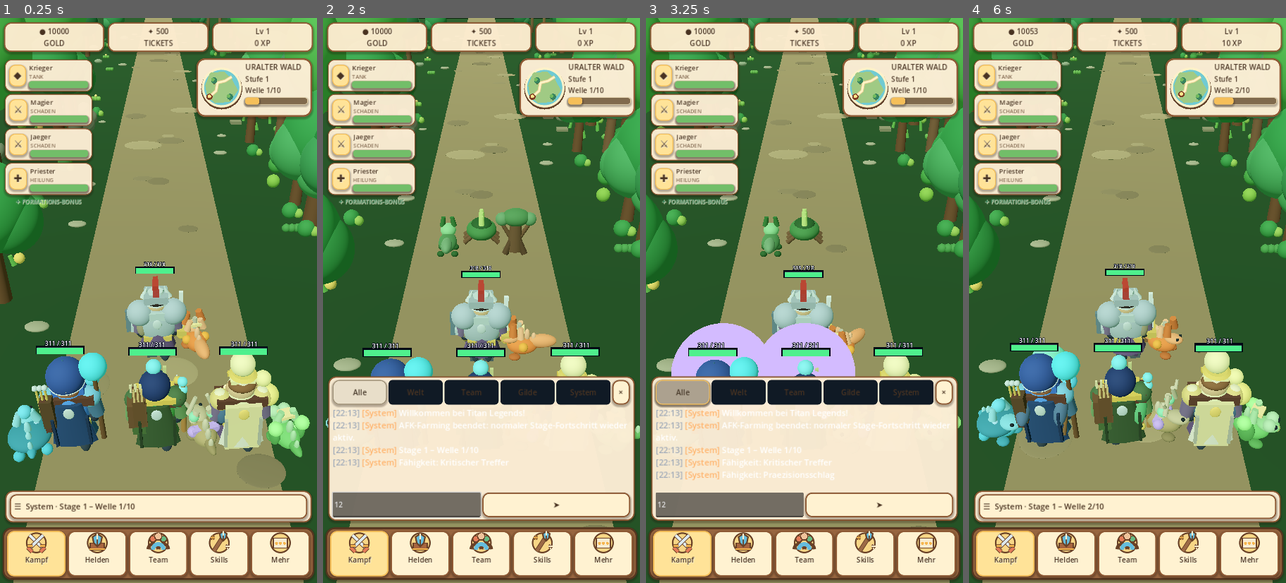
Above: before the commit, frames 1-4 (left to right).
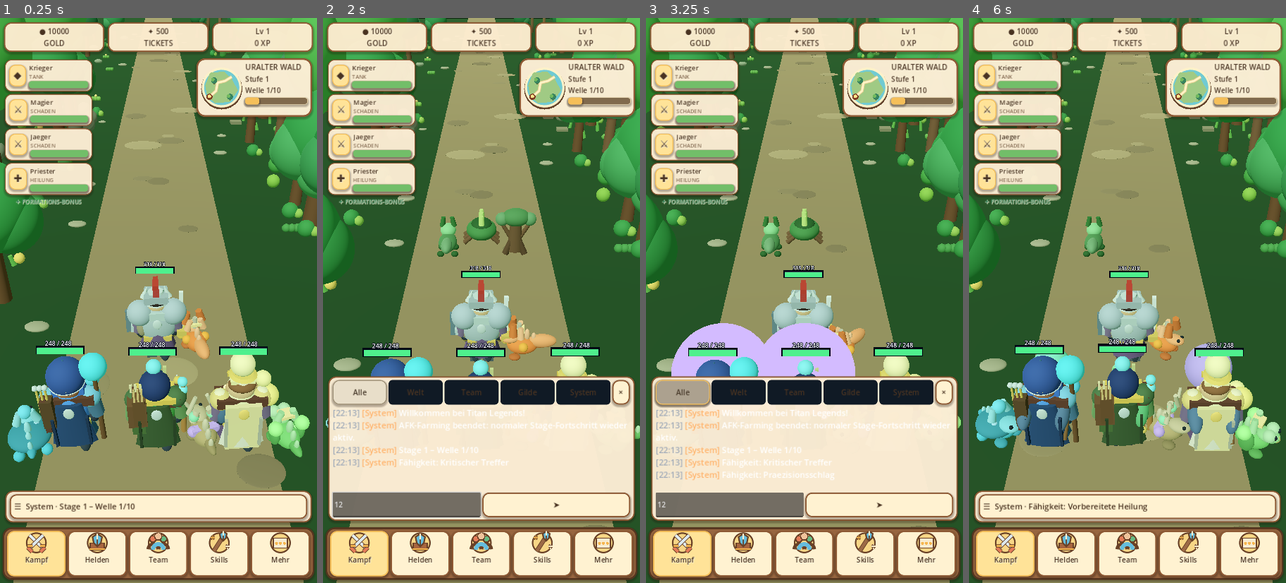
Above: after the commit, the same moments.

Repository: xynewageyx/TitanLegend
Game: Godot game, scene res://scenes/main.tscn
The game is run twice, just before and just after one commit, with the same random seed, the same clock (stepped at 60 frames per second) and the same inputs.
Inputs (mouse positions are in pixels of both pictures, inside the frame that each line leads up to):
- Up to frame 1 (0.25 s): no input
- Up to frame 2 (2 s): click "☰ System · Stage 1 – Welle 1/…" at 0.5 s; click (405, 503) at 1.27 s; type "12" at 1.35 s
- Up to frame 3 (3.25 s): click "Welt" at 2 s; click "Alle" at 2.75 s
- Up to frame 4 (6 s): click "Team" at 3.5 s; click "Gilde" at 4.25 s; click "System" at 5 s; click "×" at 5.75 s

The runs differ from the first frame. In frame 1, 0.1% of the frame differs, in the area x 14-82%, y 57-59%; in frame 2, 0.1%; in frame 3, 0.2%; in frame 4, 8.8%, in the area x 0-100%, y 0-91%.

Commit message:
Apply 80 percent bot strength to combat HP and normal attacks

Diff:
--- a/scripts/battle_manager.gd
+++ b/scripts/battle_manager.gd
@@ -256,7 +256,7 @@
 func _reset_hero_health() -> void:
  for i in range(4):
   var pet_health: float = float(_pet_stats(i).get("health", 0.0))
-  hero_max_hp[i] = maxi(1, roundi(300.0 * (1.0 + pet_health + GameManager.hardening_bonus(i, 2) + GameManager.loot_bonus(i, 0))))
+  hero_max_hp[i] = maxi(1, roundi(300.0 * (1.0 + pet_health + GameManager.hardening_bonus(i, 2) + GameManager.loot_bonus(i, 0)) * team_formation.combat_power_multiplier(i)))
   hero_hp[i] = hero_max_hp[i]
  tank_taunt_until.fill(0)
  tank_intercept_until.fill(0)
@@ -842,7 +842,7 @@
  var multiplier: float = TitanSkillSystem.damage_multiplier(role)
  var critical: bool = randf() < minf(0.30, 0.10 + float(_pet_stats(slot).get("crit", 0.0)))
  var progression_attack: float = 1.0 + float(_hero_progression(slot).get("attack", 0.0)) + GameManager.weapon_attack_bonus(slot) + GameManager.hardening_bonus(slot, 0) + GameManager.loot_bonus(slot, 2)
- var actual_damage: int = maxi(1, roundi(float(normal_damage) * multiplier * progression_attack * (1.6 + GameManager.hardening_bonus(slot, 3) if critical else 1.0)))
+ var actual_damage: int = maxi(1, roundi(float(normal_damage) * multiplier * progression_attack * (1.6 + GameManager.hardening_bonus(slot, 3) if critical else 1.0) * team_formation.combat_power_multiplier(slot)))
  _deal_damage_to_enemy(slot, actual_damage)
  if not battle_active:
   return
